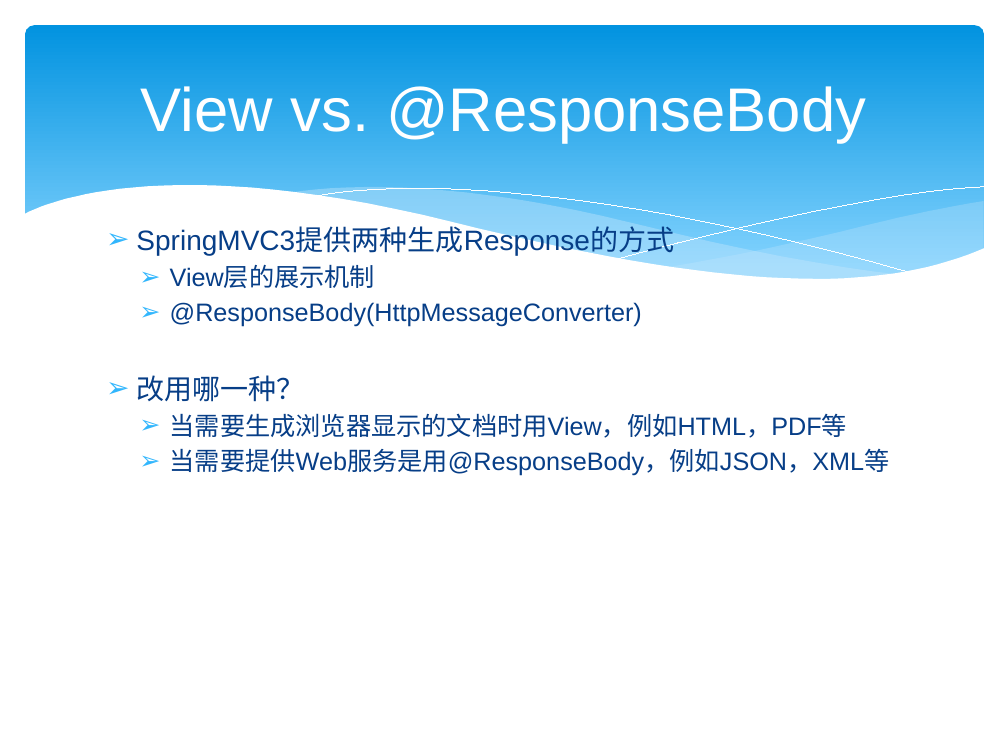
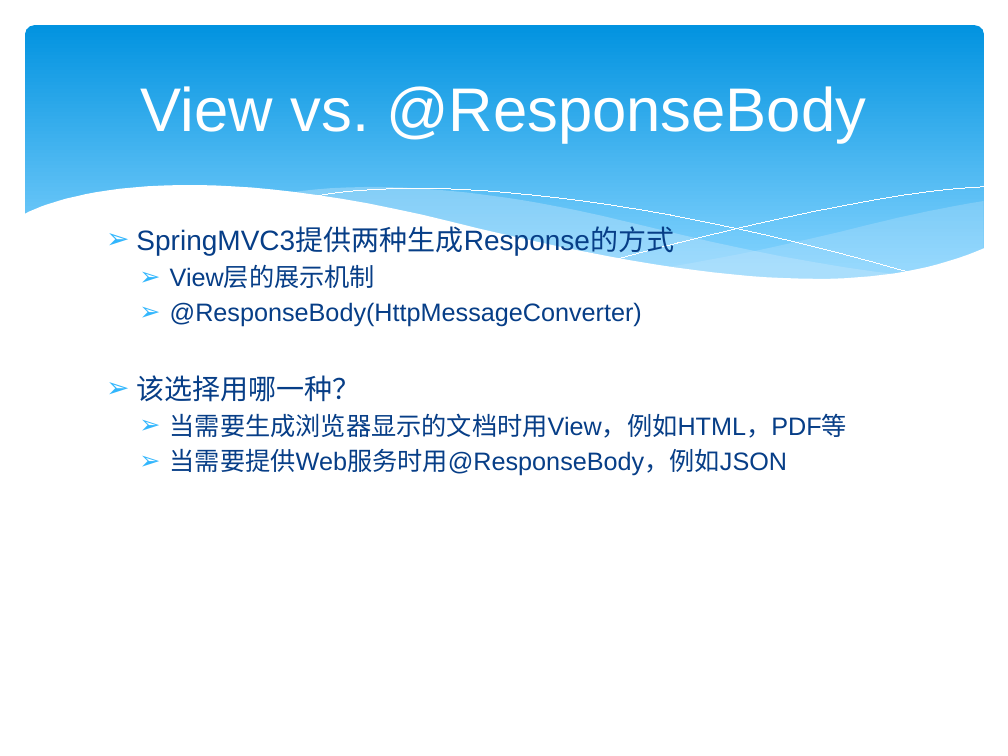
Before and after one commit to zjumty/spring-mvc-showcase, a slide deck: slide 19 of SpringMVC3.pptx. Drawn at 1008x756 pixels with LibreOffice and Linux fonts; fonts in the diff are those of the drawing. Boxes give left, top, right and bottom in pixels: in the first picture for what was removed or moved away, otherwise in the second. Text is boxed around its words. In the diff, an @@ line names an element or a change of style, - is before the commit and + after.

```diff
--- a/SpringMVC3.pptx
+++ b/SpringMVC3.pptx
@@ text at [136, 375, 360, 402]: text changed @@
-➢ 改用哪一种？
+➢ 该选择用哪一种？
@@ text at [170, 448, 787, 476]: text changed @@
-  ➢ 当需要提供Web服务是用@ResponseBody，例如JSON，XML等
+  ➢ 当需要提供Web服务时用@ResponseBody，例如JSON
```
Also in this commit, not shown: 1 other slide changed, 6 slides added, 1 slide removed.
